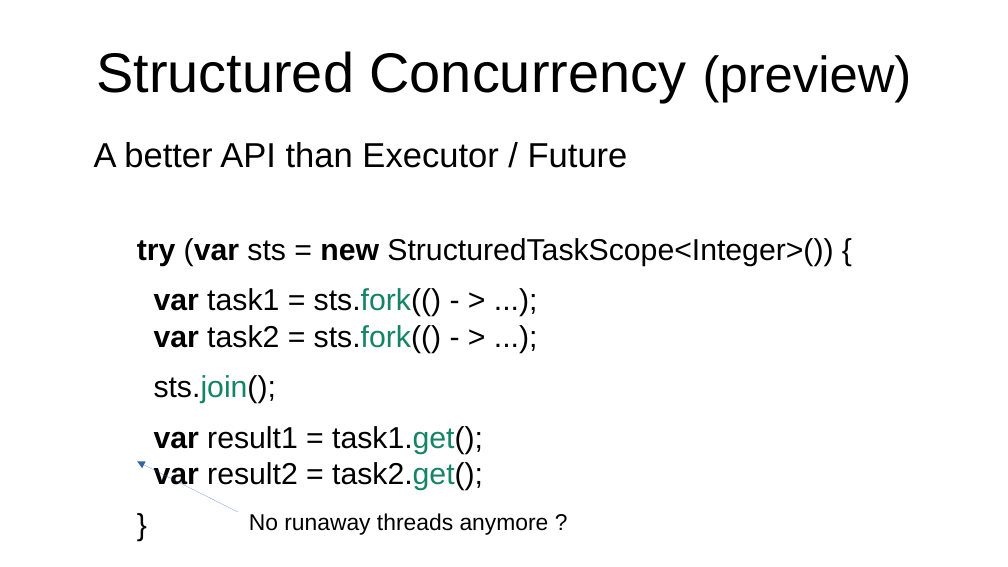
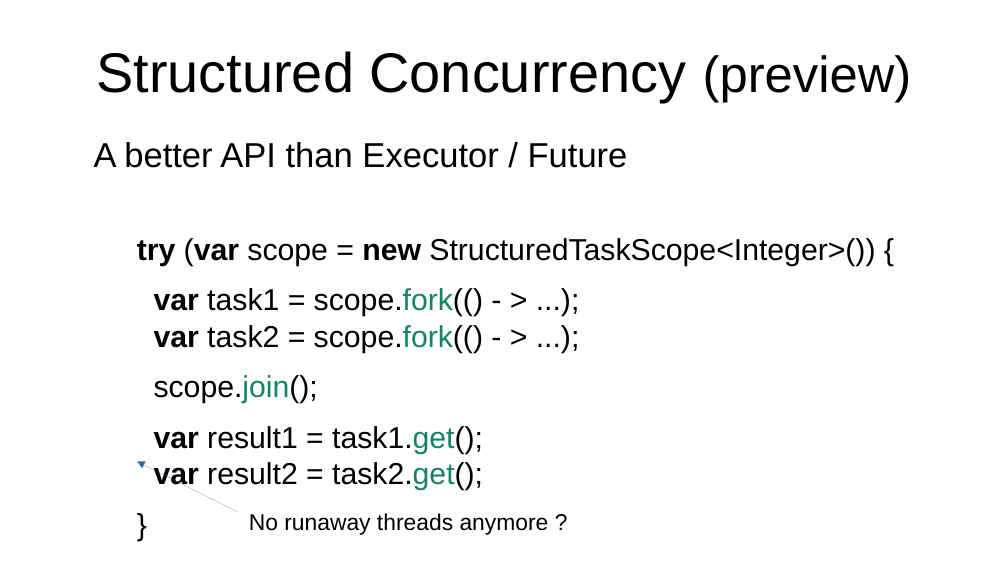
Before and after one commit to forax/java-21-demo, a slide deck: slide 42 of Java 21 add sparkle to your life.odp. Drawn at 1008x567 pixels with LibreOffice and Linux fonts; fonts in the diff are those of the drawing. Boxes give left, top, right and bottom in pixels: in the first picture for what was removed or moved away, otherwise in the second. Text is boxed around its words. In the diff, an @@ line names an element or a change of style, - is before the commit and + after.

Commit message:
Use scope as variable

```diff
--- a/Java 21 add sparkle to your life.odp
+++ b/Java 21 add sparkle to your life.odp
@@ text at box(137, 238, 875, 403): text changed @@
-  try (var sts = new StructuredTaskScope<Integer>()) {
-  var task1 = sts.fork(() - > ...);
-  var task2 = sts.fork(() - > ...);
-  sts.join();
+  try (var scope = new StructuredTaskScope<Integer>()) {
+  var task1 = scope.fork(() - > ...);
+  var task2 = scope.fork(() - > ...);
+  scope.join();
```
Also in this commit, not shown: 7 other slides changed, 3 other files.
